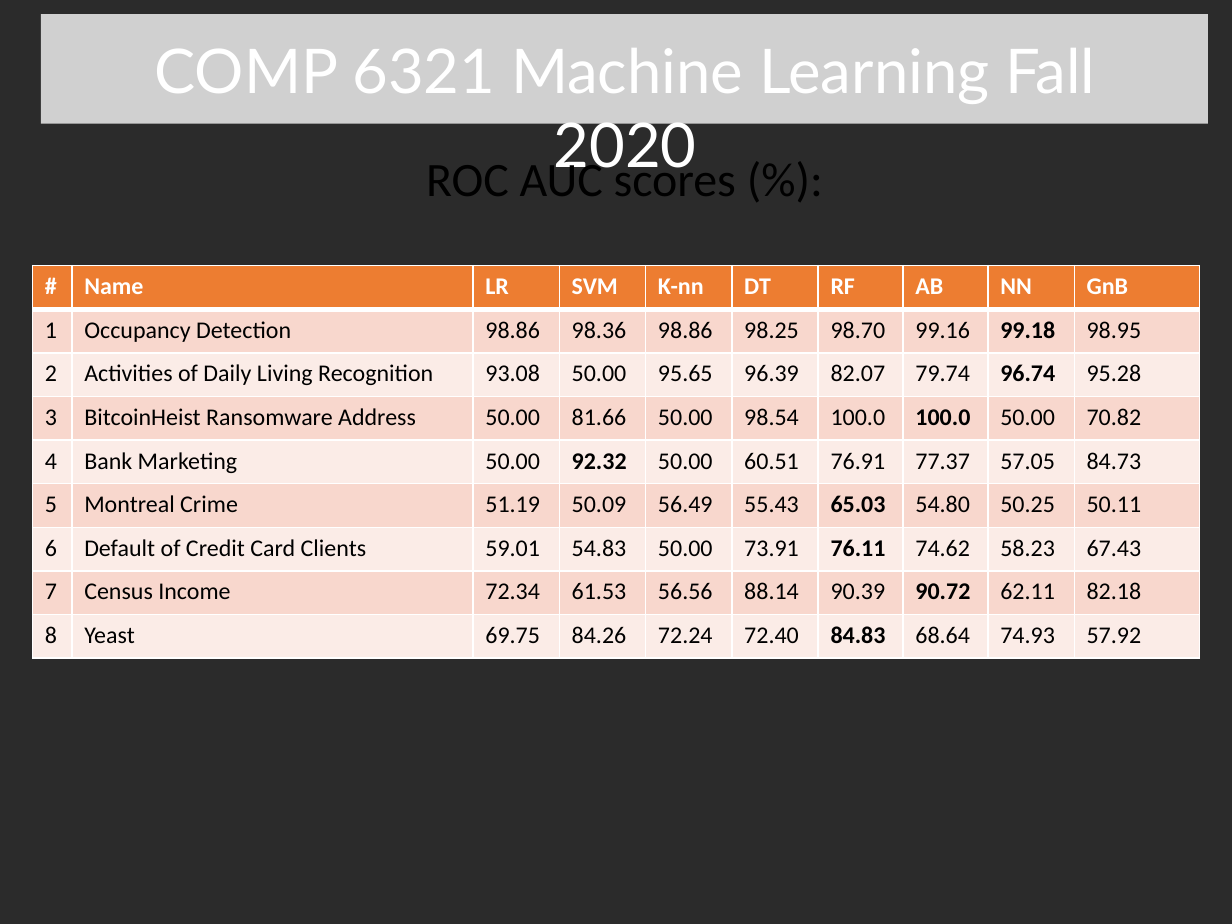
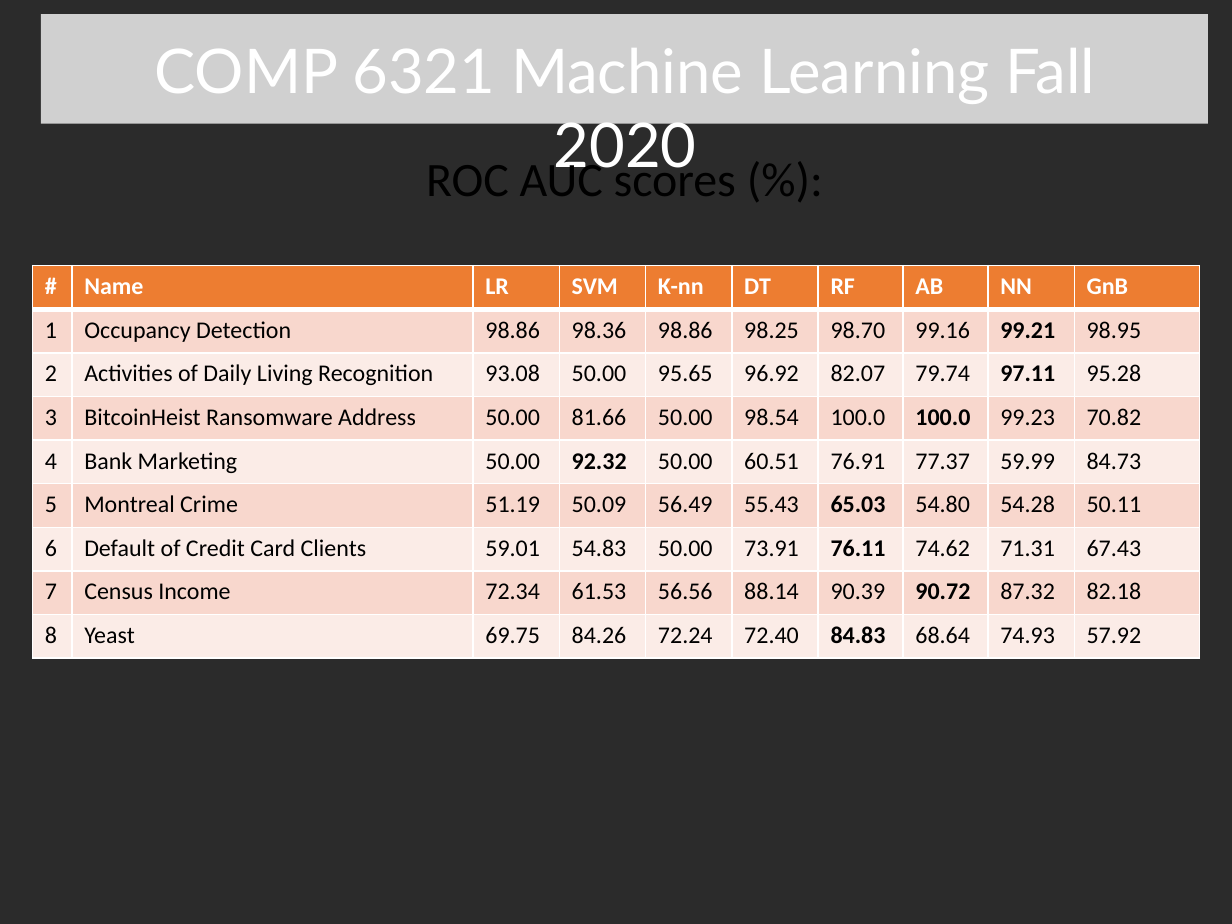
Before and after one commit to mdherdi/MachineLearning_ModelComparison, a slide deck: slide 6 of proposal/project.pptx. Drawn at 1232x924 pixels with LibreOffice and Linux fonts; fonts in the diff are those of the drawing; grey boxes stand for pictures; background and template pictures are left out; a plain dark background stands for a picture behind light text. Boxes give left, top, right and bottom in pixels: in the first picture for what was removed or moved away, otherwise in the second. Text is boxed around its words. In the diff, an @@ line names an element or a change of style, - is before the commit and + after.

```diff
--- a/proposal/project.pptx
+++ b/proposal/project.pptx
@@ table at <box>32,266,1199,659</box> @@
-row 2, column 9: 99.18
+row 2, column 9: 99.21
-row 3, column 6: 96.39
+row 3, column 6: 96.92
-row 3, column 9: 96.74
+row 3, column 9: 97.11
-row 4, column 9: 50.00
+row 4, column 9: 99.23
-row 5, column 9: 57.05
+row 5, column 9: 59.99
-row 6, column 9: 50.25
+row 6, column 9: 54.28
-row 7, column 9: 58.23
+row 7, column 9: 71.31
-row 8, column 9: 62.11
+row 8, column 9: 87.32
```
Also in this commit, not shown: 1 other slide changed.
